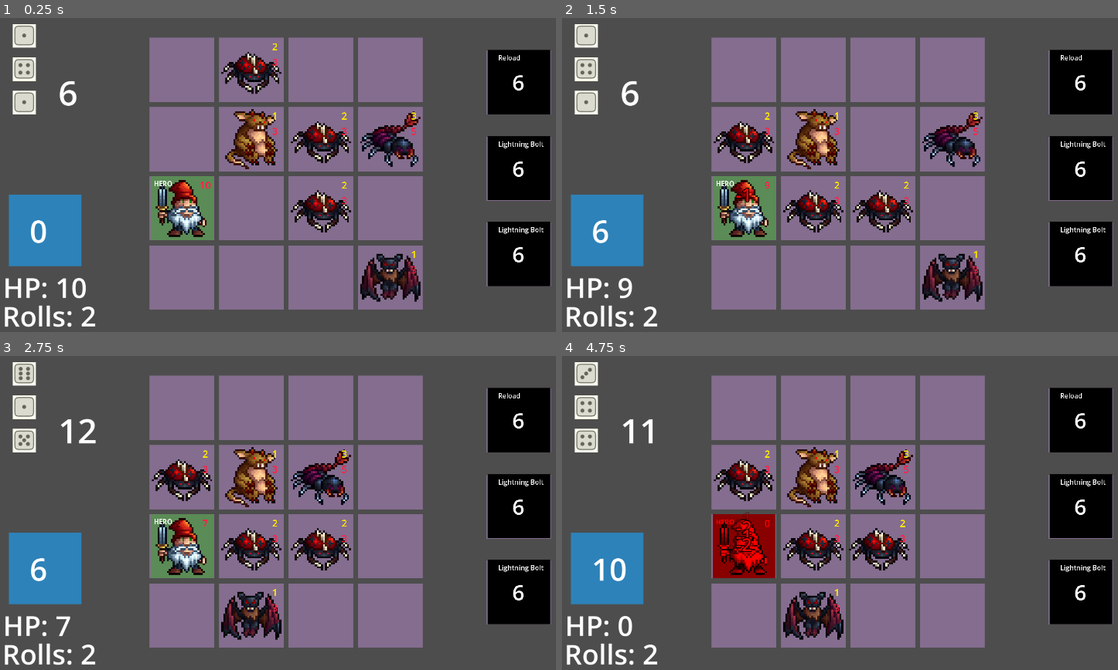
Above: before the commit, frames 1-4 (two rows, left to right).
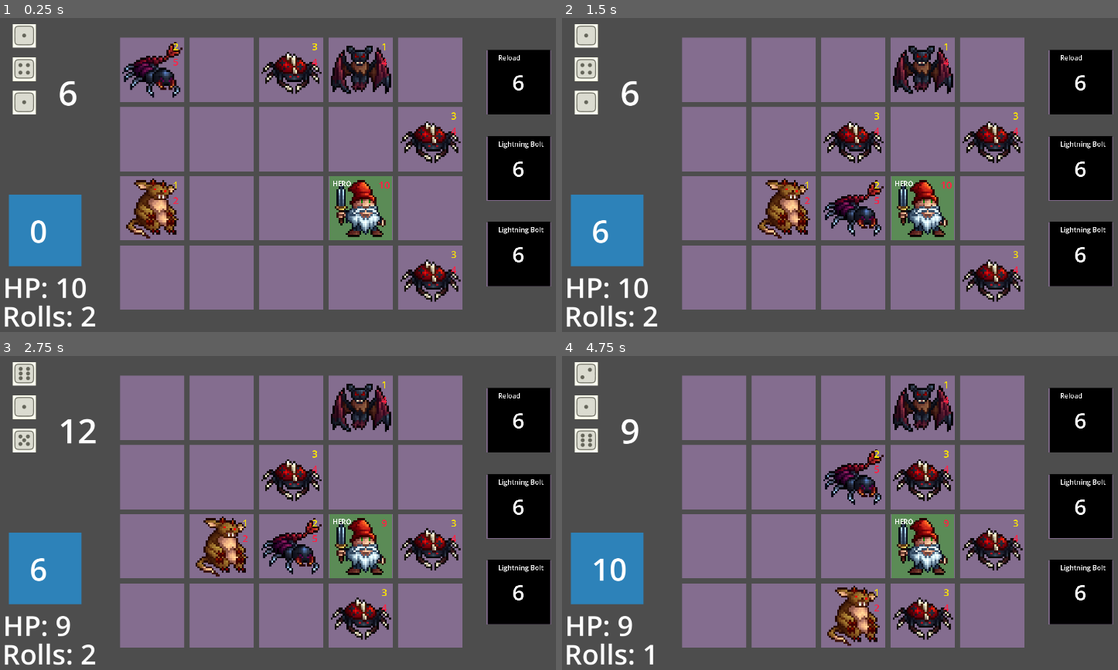
Above: after the commit, the same moments.

Repository: Ocktom/nextdice
Game: Godot game, scene res://Scenes/world.tscn
Same seed, same stepped clock (60 frames per second), same inputs: the game is played once before the commit and once after it. The project has no main scene, so this scene is started directly.
Inputs (mouse positions are in pixels of both pictures, inside the frame that each line leads up to):
- Up to frame 1 (0.25 s): no input
- Up to frame 2 (1.5 s): tap Enter (enter) at 0.5 s; move the mouse to (745, 71) at 0.52 s; press the mouse at (745, 71) at 0.53 s; tap F (f) at 0.6 s; move the mouse to (745, 140) at 1.27 s; release the mouse at (745, 140) at 1.28 s; click (745, 140) at 1.35 s
- Up to frame 3 (2.75 s): tap F (f) at 1.55 s; move the mouse to (183, 547) at 2.02 s; press the mouse at (183, 547) at 2.03 s; tap Enter (enter) at 2.1 s
- Up to frame 4 (4.75 s): tap Space (space) at 2.75 s; move the mouse to (745, 616) at 2.77 s; release the mouse at (745, 616) at 2.78 s; tap F (f) at 2.85, 4.55 s; tap Enter (enter) at 3.5 s; move the mouse to (812, 409) at 3.52 s; press the mouse at (812, 409) at 3.53 s; move the mouse to (812, 478) at 4.27 s; release the mouse at (812, 478) at 4.28 s; right-click (812, 478) at 4.35 s

The runs differ from the first frame. In frame 1, 26% of the frame differs, in the area x 21-84%, y 6-93%; in frame 2, 27%; in frame 3, 27%; in frame 4, 28%, in the area x 3-84%, y 3-99%.

Commit message:
all new enemy logic improved

Diff:
--- a/Scenes/world.gd
+++ b/Scenes/world.gd
@@ -5,7 +5,6 @@
 @onready var player_ui: Control = $Player_UI
 @onready var sum_label: Label = $DiceLayer/Sum_label
 @onready var shop_screen: Node2D = $Shop_Screen
-
 
 # Called when the node enters the scene tree for the first time.
 func _ready() -> void:
--- a/Scenes/world.tscn
+++ b/Scenes/world.tscn
@@ -22,7 +22,7 @@
 script = ExtResource("1_8j60k")
 
 [node name="Grid" parent="." instance=ExtResource("3_5a7ea")]
-position = Vector2(606, 205)
+position = Vector2(514, 205)
 
 [node name="Spell_UI" type="Node2D" parent="."]
 position = Vector2(1748, 653)
--- a/Scripts/Autoloads/Enums.gd
+++ b/Scripts/Autoloads/Enums.gd
@@ -8,7 +8,7 @@
 enum Behavior {AGGRESSIVE,PROTECTIVE,EVASIVE,ERRATIC}
 
 enum TargetType {SELECT_UNIT, SELF, SELECT_CELL, ADJACENT_FOE}
-enum RangeType {CARDINAL, SURROUND, DIAGONAL, REACH}
+enum RangeType {CARDINAL, DIAG, ALL}
 
 enum ItemType {FACE_UPGRADE, ONE_TIME, RELIC}
 enum SpellType {LIGHTNING, FIREBALL, HEAL}
--- a/Scripts/Autoloads/Global.gd
+++ b/Scripts/Autoloads/Global.gd
@@ -134,3 +134,36 @@
 				original,
 				duration_back
 			)
+
+func get_path_cells(start_cell : Cell, target_cell : Cell, max_move : int) -> Array[Cell]:
+
+	var path : Array[Cell] = []
+	var current_pos = start_cell.cell_vector
+	var target_pos = target_cell.cell_vector
+
+	var remaining = max_move
+
+	while remaining > 0 and current_pos != target_pos:
+
+		var dx = target_pos.x - current_pos.x
+		var dy = target_pos.y - current_pos.y
+
+		var step = Vector2i(
+			sign(dx),
+			sign(dy)
+		)
+
+		current_pos += step
+
+		if not Global.grid.is_in_bounds(current_pos):
+			break
+
+		path.append(Global.grid.grid[current_pos.x][current_pos.y])
+		remaining -= 1
+
+	return path
+
+
+func unhighlight_cells():
+	for x in grid.all_cells:
+		x.highlight = false
--- a/Scripts/Autoloads/InputManager.gd
+++ b/Scripts/Autoloads/InputManager.gd
@@ -25,6 +25,7 @@
 			if not x.used_this_turn:
 				x.grey_out = input_paused
 
+		Global.unhighlight_cells()
 		reset_all_hovered_variables()
 
 signal unit_selected
@@ -33,6 +34,7 @@
 func _input(event):
 
 	if input_paused:
+		print ("input paused, returning out of input")
 		return
 
 	if Global.game_state == Enums.GameState.PLAYER_TURN:
@@ -122,12 +124,13 @@
 
 						var dx = abs(hovered_cell.cell_vector.x - hero_cell.cell_vector.x)
 						var dy = abs(hovered_cell.cell_vector.y - hero_cell.cell_vector.y)
-						var dist = dx + dy
+
+						# Chebyshev distance (diagonals = 1)
+						var dist = max(dx, dy)
 
 						if dist > max_move:
 							print ("can't move, out of range")
 							Global.float_text("Out of Range", Global.hero_unit.global_position)
-
 						else:
 							print("dragging dice is dropped on empty cell")
 							hovered_cell.move_hero(dragging_dice)
--- a/Scripts/unit_manager.gd
+++ b/Scripts/unit_manager.gd
@@ -39,7 +39,21 @@
 	unit.atk = data["atk"]
 	unit.atk_range = data["atk_range"]
 	unit.movement = data["movement"]
-	unit.range_type = data["range_type"]
+
+	unit.range_type = Enums.RangeType[data["range_type"]]
+
+	print ("matching unit range_type of ", unit.range_type)
+	match unit.range_type:
+
+		Enums.RangeType.CARDINAL:
+			unit.attack_diag = false
+			unit.attack_cardinal = true
+		Enums.RangeType.DIAG:
+			unit.attack_diag = true
+			unit.attack_cardinal = false
+		Enums.RangeType.ALL:
+			unit.attack_diag = true
+			unit.attack_cardinal = true
 
 	unit.action_1_name = data["action_1_name"]
 	if not unit.action_1_name == "":
--- a/Systems/Action System/Action Scripts/action_attack.gd
+++ b/Systems/Action System/Action Scripts/action_attack.gd
@@ -7,6 +7,9 @@
 	var user = action_source
 	var target = context["target"]
 
+	Global.animate(action_source,Enums.Anim.DART,Color.WHITE,target)
+
 	await target.take_attack(context["amount"])
 	PassiveManager.unit_attacked.emit(target,self)
 	PassiveManager.enemy_attacked.emit(target)
+	await Global.timer(.2)
--- /dev/null
+++ b/Systems/Action System/Action Scripts/action_heal_random_enemy.gd
@@ -0,0 +1,20 @@
+extends Action
+
+var action_name := "heal_random_enemy"
+
+func execute(context: Dictionary, action_source: Node = null):
+
+	var user = action_source
+
+	var damaged_enemies : Array[Enemy] = []
+	for x in Global.grid.get_all_enemies():
+		if not is_instance_valid(x):
+			return
+		if x.hp < x.max_hp:
+			damaged_enemies.append(x)
+
+	var x = damaged_enemies.pick_random()
+	x.occupant.hp = min(x.occupant.max_hp, x.occupant.hp + context["amount"])
+	Global.animate(x,Enums.Anim.FLASH,Color.GREEN)
+	Global.float_text(str("+",context["amount"]),x.occupant.global_position,Color.GREEN)
+	x.occupant.update()
--- a/Systems/Action System/action_manager.gd
+++ b/Systems/Action System/action_manager.gd
@@ -6,6 +6,8 @@
 	Global.world.victory_check()
 
 func request_action(action_name: String, context_dictionary : Dictionary, action_source: Node = null):
+
+	InputManager.input_paused = true
 	create_action(action_name, context_dictionary, action_source)
 
 func create_action(action_name : String, context_dictionary: Dictionary, action_source : Node = null):
@@ -13,4 +15,6 @@
 	print ("loading path script", script_path)
 	var action = Action.new()
 	action.set_script(load(script_path))
-	action.execute(context_dictionary, action_source)
+	await action.execute(context_dictionary, action_source)
+
+	InputManager.input_paused = false
--- a/Systems/Grid/Cell.gd
+++ b/Systems/Grid/Cell.gd
@@ -3,6 +3,16 @@
 
 @onready var cell_color : ColorRect = $Cell_Color
 @onready var cell_area: Area2D = $Cell_Area
+@onready var cell_highlight: ColorRect = $Cell_Highlight
+
+var highlight : bool :
+	set(new_value):
+		if highlight != new_value:
+			highlight = new_value
+		if highlight:
+			cell_highlight.visible = true
+		else:
+			cell_highlight.visible = false
 
 var poison := false :
 	set(new_value):
@@ -25,6 +35,7 @@
 func clear_cell():
 
 	occupant = null
+	Global.unhighlight_cells()
 
 func fill_with_unit(unit : Unit):
 	print ("fill_with_unit called")
@@ -40,14 +51,34 @@
 func _on_mouse_entered():
 
 	if Global.game_state == Enums.GameState.PLAYER_TURN:
+
 		print("cell hovered, occupant is ", occupant)
 		InputManager.hovered_cell = self
+
+		Global.unhighlight_cells()
+
+		if InputManager.dragging_dice != null:
+
+			if is_empty():
+				var path_cells = Global.get_path_cells(Global.hero_unit.current_cell,self,InputManager.dragging_dice.current_face.pips)
+				for x in path_cells:
+					x.highlight = true
+
+
+		elif occupant is Enemy:
+			for x in occupant.get_attack_cells():
+				x.highlight = true
+
 
 func _on_mouse_exited():
 	if Global.game_state == Enums.GameState.PLAYER_TURN:
 
 		if InputManager.hovered_cell == self:
 			InputManager.hovered_cell = null
+
+		if InputManager.hovered_cell == null:
+			for x in Global.grid.all_cells:
+				x.highlight = false
 
 func is_empty() -> bool:
 
--- a/Systems/Grid/Cell.tscn
+++ b/Systems/Grid/Cell.tscn
@@ -23,6 +23,22 @@
 mouse_filter = 2
 color = Color(0.5183813, 0.42700657, 0.5606931, 1)
 
+[node name="Cell_Highlight" type="ColorRect" parent="."]
+visible = false
+anchors_preset = 8
+anchor_left = 0.5
+anchor_top = 0.5
+anchor_right = 0.5
+anchor_bottom = 0.5
+offset_left = -100.0
+offset_top = -100.0
+offset_right = 100.0
+offset_bottom = 100.0
+grow_horizontal = 2
+grow_vertical = 2
+mouse_filter = 2
+color = Color(1, 1, 1, 0.19215687)
+
 [node name="Cell_Area" type="Area2D" parent="."]
 
 [node name="CollisionShape2D" type="CollisionShape2D" parent="Cell_Area"]
--- a/Systems/Grid/Grid.gd
+++ b/Systems/Grid/Grid.gd
@@ -1,6 +1,6 @@
 extends Node2D
 
-const GRID_WIDTH = 4
+const GRID_WIDTH = 5
 const GRID_HEIGHT = 4
 const CELL_SIZE = Vector2(210, 210)
 var CELL_SPACING = Vector2(6, 6)
--- a/Systems/Unit_System/Unit_Enemy.gd
+++ b/Systems/Unit_System/Unit_Enemy.gd
@@ -11,7 +11,9 @@
 var dying_this_turn := false
 
 var move_diag := false
-var can_attack_diag := true
+
+var attack_diag : bool
+var attack_cardinal : bool
 
 var turn_bonus := 0
 var round_bonus := 0
@@ -57,6 +59,43 @@
 		passive_1.source = self
 		passive_2.set_trigger()
 
+func get_attack_cells() -> Array[Cell]:
+
+	print (unit_name, " getting attack cells, attack_diag is", attack_diag, " and attack_caridnal is ", attack_cardinal)
+
+	var cells : Array[Cell] = []
+	var origin = current_cell.cell_vector
+
+	var directions = []
+
+	if attack_cardinal:
+		directions.append(Vector2i(0, -1))
+		directions.append(Vector2i(0, 1))
+		directions.append(Vector2i(-1, 0))
+		directions.append(Vector2i(1, 0))
+
+	if attack_diag:
+		directions.append(Vector2i(-1, -1))
+		directions.append(Vector2i(1, -1))
+		directions.append(Vector2i(-1, 1))
+		directions.append(Vector2i(1, 1))
+
+	for dir in directions:
+		for i in range(1, atk_range + 1):
+			var p = origin + dir * i
+
+			if not Global.grid.is_in_bounds(p):
+				break
+
+			var cell = Global.grid.grid[p.x][p.y]
+			cells.append(cell)
+
+			# LOS BLOCKER
+			if not cell.is_empty():
+				break
+
+	return cells
+
 func plan_action():
 
 	print("enemy planning action")
@@ -73,25 +112,21 @@
 
 # ---------------- ATTACK CHECK ----------------
 
-	var in_range = false
-
-	# Cardinal attack
-	if dx == 0 and abs_dy <= atk_range:
-		in_range = true
-	elif dy == 0 and abs_dx <= atk_range:
-		in_range = true
-
-	# Diagonal attack (optional)
-	elif can_attack_diag and abs_dx == abs_dy and abs_dx <= atk_range:
-		in_range = true
-
-	if in_range:
-
+
+	var attack_cells = get_attack_cells()
+
+	if attack_cells.has(hero_cell):
 		print("enemy ", self, " attacking")
-		await attack(Global.hero_unit)
+		await Global.timer(wait_time)
+		await ActionManager.request_action(
+			"attack",
+			{"target" : hero, "amount" : atk},
+			self
+		)
 		turn_bonus = 0
 		await enemy_actions()
 		return
+
 
 	# ---------------- MOVEMENT ----------------
 
@@ -140,7 +175,6 @@
 					await current_cell.clear_cell()
 					c.fill_with_unit(self)
 					await Global.timer(step_time)
-				await enemy_actions()
 				return
 
 			if dist < best_distance:
@@ -155,12 +189,8 @@
 		for c in best_path:
 			await current_cell.clear_cell()
 			c.fill_with_unit(self)
-			await enemy_actions()
-
-func attack(target_unit : Unit):
-	await Global.timer(wait_time)
-	Global.animate(self,Enums.Anim.DART,Color.WHITE,target_unit)
-	await target_unit.take_attack(atk + turn_bonus + round_bonus)
+
+	await enemy_actions()
 
 func enemy_actions():
 
--- a/Systems/Unit_System/enemy_data_dictionary.gd
+++ b/Systems/Unit_System/enemy_data_dictionary.gd
@@ -3,7 +3,7 @@
 var data : Dictionary = {
   "Rat": {
 	"enemy_name": "Rat",
-	"hp": 3,
+	"hp": 2,
 	"atk": 1,
 	"atk_range": 1,
 	"movement": 1,
@@ -16,11 +16,11 @@
   },
   "Bat": {
 	"enemy_name": "Bat",
-	"hp": 3,
+	"hp": 4,
 	"atk": 1,
-	"atk_range": 1,
+	"atk_range": 2,
 	"movement": 3,
-	"range_type": "REACH",
+	"range_type": "ALL",
 	"action_1_name": "",
 	"action_1_context": "",
 	"action_2_name": "",
@@ -31,24 +31,37 @@
 	"enemy_name": "Bee",
 	"hp": 3,
 	"atk": 3,
-	"atk_range": 1,
+	"atk_range": 2,
 	"movement": 3,
-	"range_type": "REACH",
-	"action_1_name": "heal_self",
+	"range_type": "ALL",
+	"action_1_name": "heal_random_enemy",
 	"action_1_context": {
-	  "amount": 1
+	  "amount": 5
 	},
 	"action_2_name": "",
 	"action_2_context": "",
-	"passive_1_name": "spikes"
+	"passive_1_name": ""
   },
   "Boar": {
 	"enemy_name": "Boar",
 	"hp": 8,
 	"atk": 3,
-	"atk_range": 1,
+	"atk_range": 4,
 	"movement": 3,
 	"range_type": "CARDINAL",
+	"action_1_name": "",
+	"action_1_context": "",
+	"action_2_name": "",
+	"action_2_context": "",
+	"passive_1_name": "enrage"
+  },
+  "Scorpion": {
+	"enemy_name": "Scorpion",
+	"hp": 5,
+	"atk": 2,
+	"atk_range": 3,
+	"movement": 3,
+	"range_type": "DIAG",
 	"action_1_name": "increase_attack_self",
 	"action_1_context": {
 	  "amount": 2
@@ -57,28 +70,13 @@
 	"action_2_context": "",
 	"passive_1_name": ""
   },
-  "Scorpion": {
-	"enemy_name": "Scorpion",
-	"hp": 5,
+  "Spider": {
+	"enemy_name": "Spider",
+	"hp": 4,
 	"atk": 3,
-	"atk_range": 2,
+	"atk_range": 3,
 	"movement": 3,
 	"range_type": "CARDINAL",
-	"action_1_name": "heal_self",
-	"action_1_context": {
-	  "amount": 3
-	},
-	"action_2_name": "",
-	"action_2_context": "",
-	"passive_1_name": "spikes"
-  },
-  "Spider": {
-	"enemy_name": "Spider",
-	"hp": 3,
-	"atk": 2,
-	"atk_range": 5,
-	"movement": 3,
-	"range_type": "SURROUND",
 	"action_1_name": "",
 	"action_1_context": "",
 	"action_2_name": "",
@@ -88,14 +86,14 @@
   "Snake": {
 	"enemy_name": "Snake",
 	"hp": 5,
-	"atk": 2,
-	"atk_range": 1,
-	"movement": 5,
-	"range_type": "SURROUND",
+	"atk": 3,
+	"atk_range": 3,
+	"movement": 8,
+	"range_type": "DIAG",
 	"action_1_name": "",
 	"action_1_context": "",
 	"action_2_name": "",
 	"action_2_context": "",
-	"passive_1_name": "enrage"
+	"passive_1_name": ""
   }
 }
Not shown, added: Systems/Action System/Action Scripts/action_heal_random_enemy.gd.uid
